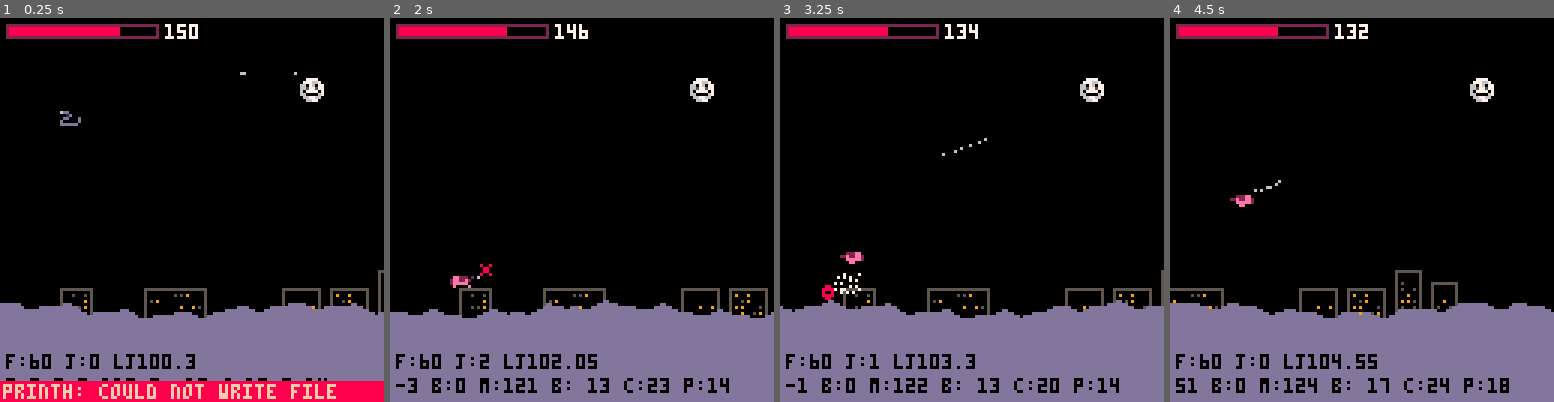
Above: before the commit, frames 1-4 (left to right).
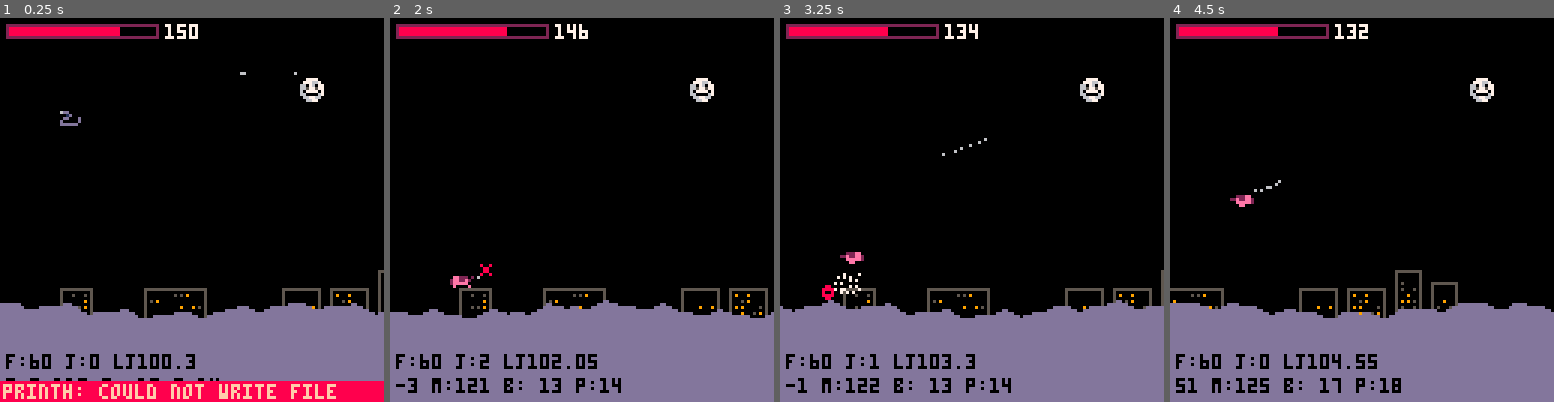
Above: after the commit, the same moments.

Repository: mbrc12/oinkjam
Game: PICO-8 cartridge oink.p8
Two runs of this game, one before a commit and one after it. Both use one fixed random seed, a clock stepped at 60 frames per second and the inputs below.
Inputs:
- Up to frame 1 (0.25 s): no input
- Up to frame 2 (2 s): tap O (Z key) at 0.33, 0.7, 1.43 s; tap X (X key) at 1.07 s; hold Left from 1.97 s (still down)
- Up to frame 3 (3.25 s): tap X (X key) every 0.33 s from 2.07 to 3.07 s; tap O (Z key) at 2.22, 3.1 s; release Left at 2.37 s; hold Down 2.42-2.82 s; hold Right from 2.87 s (still down)
- Up to frame 4 (4.5 s): tap X (X key) every 0.33 s from 3.4 to 4.4 s; release Right at 3.53 s; hold Up 3.58-4.08 s; tap O (Z key) at 3.98 s; hold Right from 4.13 s (still down)

The runs differ from the first frame. In frame 1, 0.2% of the frame differs, in the area x 15-86%, y 93-95%; in frame 2, 1.0%; in frame 3, 1.0%; in frame 4, 1.1%, in the area x 11-89%, y 93-98%.

Commit message:
event based resetr

Diff:
--- a/_camera.lua
+++ /dev/null
@@ -1,69 +0,0 @@
--- local camera_speed = 0.05
-local camera_reset_threshold = 600
-local camera_default_x = 0
-
-local cameras = {}
-local function ensure_camera(n)
-    n = n or 1
-    if not cameras[n] then
-        cameras[n] = { x = camera_default_x, entities = {} }
-    end
-end
-
-ensure_camera(1)
-
---- must have x position
----@param entity table
----@param n? number camera layer
-function camera_register_entity(entity, n)
-    n = n or 1
-    ensure_camera(n)
-    cameras[n].entities[entity] = true
-end
-
----@param entity table
----@param n? number camera layer
-function camera_remove_entity(entity, n)
-    n = n or 1
-    ensure_camera(n)
-    cameras[n].entities[entity] = nil
-end
-
----@param x number
----@param n? number camera layer
-function camera_move(x, n)
-    n = n or 1
-    ensure_camera(n)
-    local cam = cameras[n]
-    -- cam.x = cam.x + (x - cam.x) * camera_speed
-    cam.x = round(x)
-    if cam.x < camera_reset_threshold then
-        return
-    end
-
-    -- logic to reset camera and all entities positions to avoid precision issues
-    cam.x -= camera_reset_threshold
-    for entity, _ in pairs(cam.entities) do
-        entity.x -= camera_reset_threshold
-    end
-    next_building_x -= camera_reset_threshold
-    physics:rebuild()
-end
-
----@param n? number camera layer
-function camera_enable(n)
-    n = n or 1
-    ensure_camera(n)
-    camera(cameras[n].x, 0)
-end
-
----@return number
-function camera_offset(n)
-    n = n or 1
-    ensure_camera(n)
-    return cameras[n].x
-end
-
-function camera_size()
-    return mapsize(cameras[1].entities)
-end
--- a/buildings.lua
+++ b/buildings.lua
@@ -9,6 +9,17 @@
 ---@field seed number
 ---@type Building[]
 buildings = {}
+
+function buildings_init()
+    next_building_x = 0
+    buildings = {}
+    events:register("camera_reset", function(offset)
+        next_building_x -= offset
+        for _, b in ipairs(buildings) do
+            b.x -= offset
+        end
+    end)
+end
 
 function update_buildings()
     local function new_building(lh)
@@ -50,7 +61,6 @@
 
     for _, b in ipairs(todelete) do
         physics:del(b)
-        camera_remove_entity(b, 1)
         del(buildings, b)
     end
 
@@ -58,7 +68,6 @@
         local h = #buildings > 0 and buildings[#buildings].h or 0
         local b = new_building(h)
         physics:add(b)
-        camera_register_entity(b, 1)
         add(buildings, b)
 
         next_building_x = b.x + b.w + 4
--- /dev/null
+++ b/camera.lua
@@ -0,0 +1,32 @@
+-- local camera_speed = 0.05
+local camera_reset_threshold = 600
+local camera_default_x = 0
+
+local cameras = {
+    [1] = camera_default_x,
+}
+
+---@param x number
+---@param n? number camera layer
+function camera_move(x, n)
+    n = n or 1
+    cameras[n] = round(x)
+    if cameras[n] < camera_reset_threshold then
+        return
+    end
+
+    cameras[n] -= camera_reset_threshold
+    events:trigger("camera_reset", camera_reset_threshold)
+end
+
+---@param n? number camera layer
+function camera_enable(n)
+    n = n or 1
+    camera(cameras[n], 0)
+end
+
+---@return number
+function camera_offset(n)
+    n = n or 1
+    return cameras[n]
+end
--- a/core.lua
+++ b/core.lua
@@ -52,10 +52,16 @@
 end
 
 function _init()
-    camera_register_entity(player, 1)
     physics:add(player)
     physics:add(floor, true)
     dbg("init")
+    events:init()
+    buildings_init()
+    enemies_and_bullets_init()
+    events:register("camera_reset", function(offset)
+        player.x -= offset
+        physics:rebuild()
+    end)
 end
 
 function minimal_collision(x, y, w, h, x2, y2)
@@ -249,10 +255,9 @@
     local msg = "" .. round(player.x)
     -- local time_since_grounded = time() - player.last_grounded
     -- msg = msg .. "g:" .. (player.grounded and "t" or "f") .. " gt: " .. round(time_since_grounded) / 100
-    msg = msg .. " b:" .. mapsize(bullets)
+    -- msg = msg .. " b:" .. mapsize(bullets)
     msg = msg .. " m:" .. round(stat(0))
     msg = msg .. " b: " .. #buildings
-    msg = msg .. " c:" .. camera_size()
     msg = msg .. " p:" .. mapsize(physics.items)
     print(msg, 2, 128 - 8, 0)
     msg2 = "" .. "f:" .. stat(7)
--- a/enemies.lua
+++ b/enemies.lua
@@ -49,7 +49,6 @@
     assert(bullet_protos[kind], "Unknown bullet kind: " .. kind)
     setmetatable(bullet, { __index = bullet_protos[kind] })
     bullets[bullet] = true
-    camera_register_entity(bullet, 1)
 end
 
 function spawn_bullets()
@@ -113,7 +112,6 @@
         ::continue::
     end
     for _, b in ipairs(todelete) do
-        camera_remove_entity(b, 1)
         bullets[b] = nil
     end
 end
@@ -129,6 +127,7 @@
 
 
 local enemies = {}
+
 local proto = {
     rat = {
         w = 6,
@@ -147,6 +146,16 @@
     }
     setmetatable(e, { __index = proto[kind] })
     physics:add(e)
-    camera_register_entity(e, 1)
     add(enemies, e)
 end
+
+function enemies_and_bullets_init()
+    events:register("camera_reset", function(offset)
+        for e, _ in pairs(enemies) do
+            e.x -= offset
+        end
+        for b, _ in pairs(bullets) do
+            b.x -= offset
+        end
+    end)
+end
--- /dev/null
+++ b/events.lua
@@ -0,0 +1,34 @@
+---@alias EventType "camera_reset"
+
+events = {
+    ---@type table<EventType, (fun(...):boolean)[]>
+    cb = {}
+}
+
+function events:init()
+    self.cb = {}
+end
+
+---@param e EventType
+---@param handler fun(...):boolean?
+function events:register(e, handler)
+    if not self.cb[e] then
+        self.cb[e] = {}
+    end
+    add(self.cb[e], handler)
+end
+
+---@param e EventType
+function events:trigger(e, ...)
+    local args = { ... }
+    if not self.cb[e] then
+        return
+    end
+    filter(self.cb[e], function(handler)
+        local todelete = handler(unpack(args))
+        if todelete == nil then
+            return true
+        end
+        return not todelete
+    end)
+end
--- a/oink.p8
+++ b/oink.p8
@@ -1,6 +1,7 @@
 pico-8 cartridge // http://www.pico-8.com
 version 42
 __lua__
+#include events.lua
 #include sounds.lua
 #include physics.lua
 #include util.lua
@@ -8,6 +9,7 @@
 #include core.lua
 #include buildings.lua
 #include enemies.lua
+#include camera.lua
 -->8
 -- hit.lua
 --- copied from https://github.com/kikito/hit.p8/blob/main/hit.lua, annotations my own
@@ -164,76 +166,6 @@
     return dir
 end
 -->8
--- camera.lua
--- local camera_speed = 0.05
-local camera_reset_threshold = 600
-local camera_default_x = 0
-
-local cameras = {}
-local function ensure_camera(n)
-    n = n or 1
-    if not cameras[n] then
-        cameras[n] = { x = camera_default_x, entities = {} }
-    end
-end
-
-ensure_camera(1)
-
---- must have x position
----@param entity table
----@param n? number camera layer
-function camera_register_entity(entity, n)
-    n = n or 1
-    ensure_camera(n)
-    cameras[n].entities[entity] = true
-end
-
----@param entity table
----@param n? number camera layer
-function camera_remove_entity(entity, n)
-    n = n or 1
-    ensure_camera(n)
-    cameras[n].entities[entity] = nil
-end
-
----@param x number
----@param n? number camera layer
-function camera_move(x, n)
-    n = n or 1
-    ensure_camera(n)
-    local cam = cameras[n]
-    -- cam.x = cam.x + (x - cam.x) * camera_speed
-    cam.x = round(x)
-    if cam.x < camera_reset_threshold then
-        return
-    end
-
-    -- logic to reset camera and all entities positions to avoid precision issues
-    cam.x -= camera_reset_threshold
-    for entity, _ in pairs(cam.entities) do
-        entity.x -= camera_reset_threshold
-    end
-    next_building_x -= camera_reset_threshold
-    physics:rebuild()
-end
-
----@param n? number camera layer
-function camera_enable(n)
-    n = n or 1
-    ensure_camera(n)
-    camera(cameras[n].x, 0)
-end
-
----@return number
-function camera_offset(n)
-    n = n or 1
-    ensure_camera(n)
-    return cameras[n].x
-end
-
-function camera_size()
-    return mapsize(cameras[1].entities)
-end
 
 -->8
 --- vec2.lua
--- a/util.lua
+++ b/util.lua
@@ -108,3 +108,11 @@
     end
     return result
 end
+
+---@param t table
+---@param items table[]
+function addmany(t, items)
+    for _, v in ipairs(items) do
+        add(t, v)
+    end
+end
Not shown, changed: log.txt
